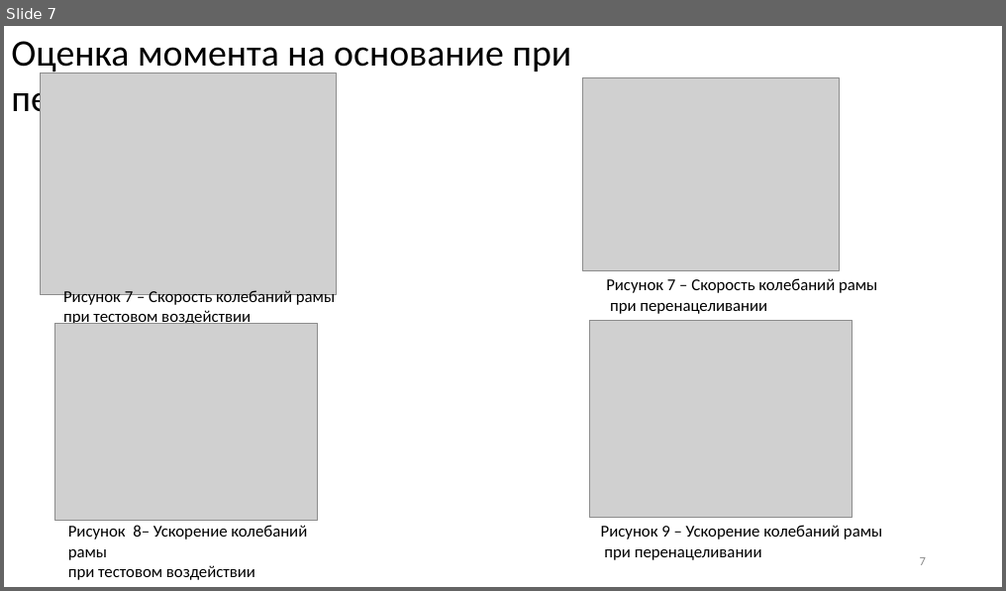
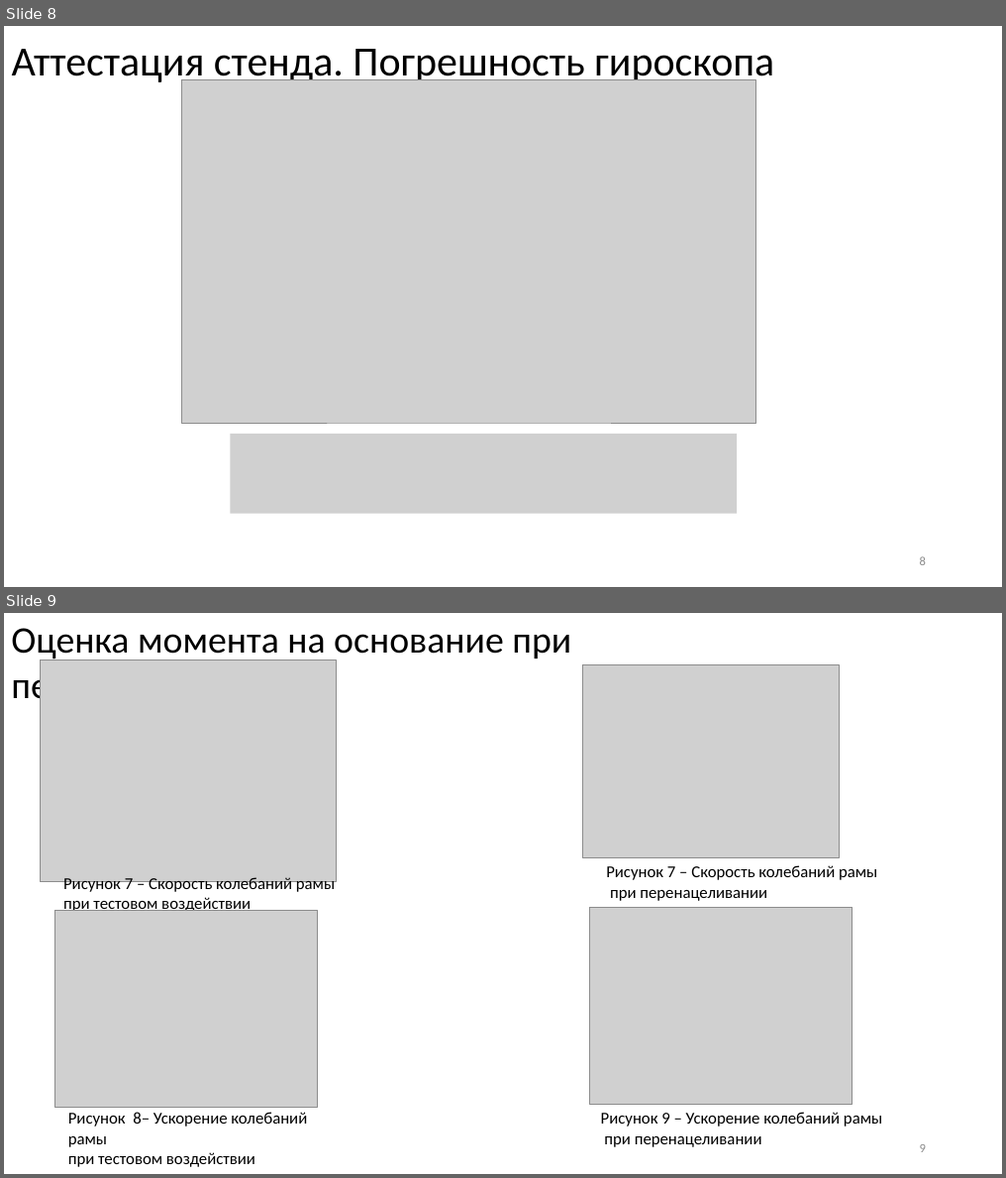
Before and after one commit to iliyars/reactive-moment-phd, a slide deck: Ppt/финальная версия.pptx. Shown one above the other, each under a label of ours: slide 7 before the commit, slides 8 and 9 after it. The pictures are 1006x591 and 1006x1178 pixels, drawn with LibreOffice and Linux fonts; fonts in the diff are those of the drawing; grey boxes stand for pictures. Boxes give left, top, right and bottom in pixels: in the first picture for what was removed or moved away, otherwise in the second. Text is boxed around its words. In the diff, an @@ line names an element or a change of style, - is before the commit and + after.

```diff
--- a/Ppt/финальная версия.pptx
+++ b/Ppt/финальная версия.pptx
@@ slide 8 added at (4, 26, 1002, 587), background #FFFFFF @@
@@ title added at (12, 49, 774, 85), 40 pt, text #000000 @@
+Аттестация стенда. Погрешность гироскопа
@@ picture added at (181, 79, 756, 423) @@
@@ picture added at (230, 434, 737, 514) @@
@@ page number added at (920, 557, 926, 566), 12 pt, text #8C8C8C @@
+8
@@ what was slide 7 is now slide 9 @@
@@ page number at (920, 1145, 926, 1153): text changed @@
-7
+9
```
Also in this commit, not shown: 1 slide changed, 1 other slide added, 3 other files.
